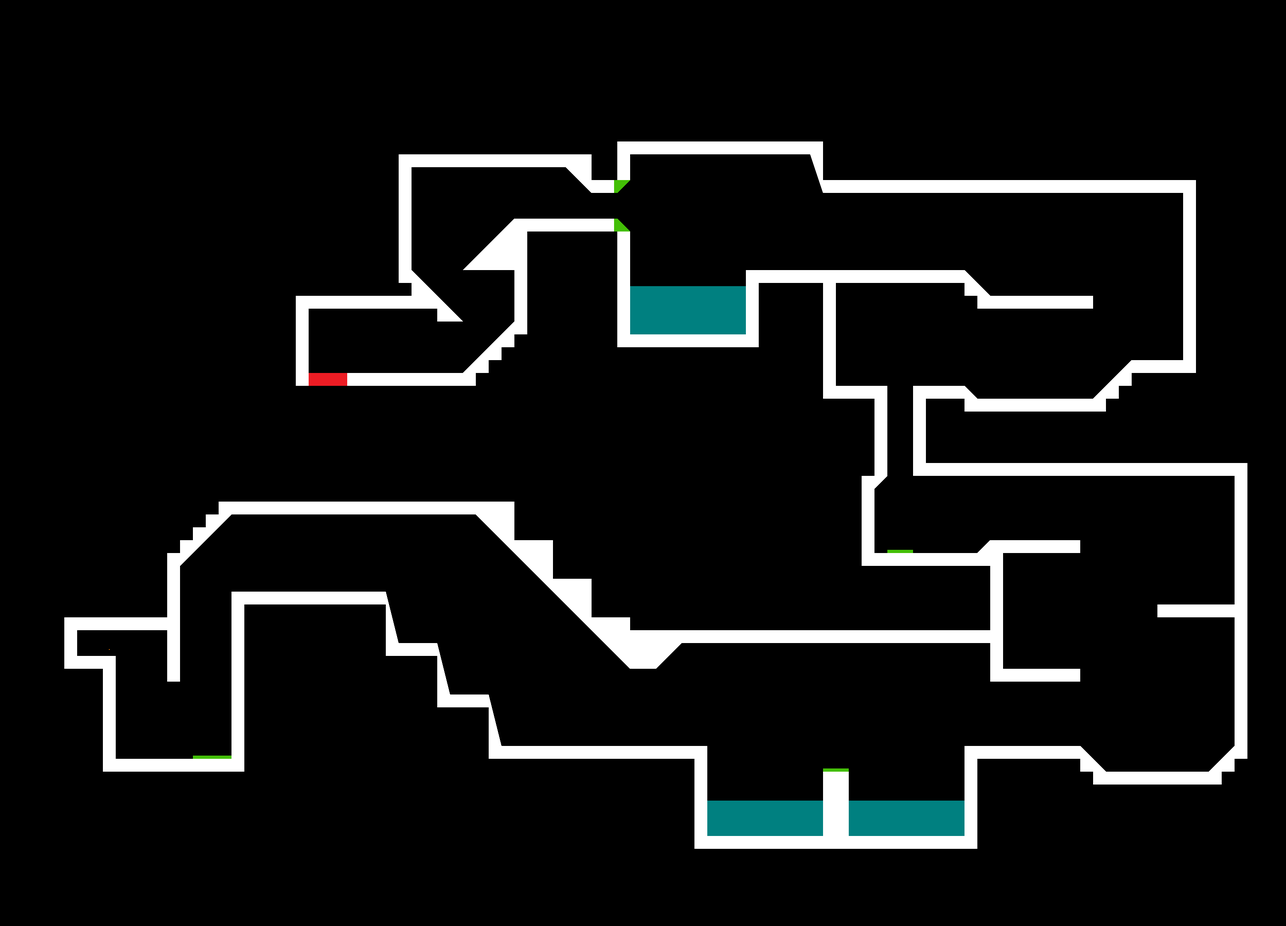
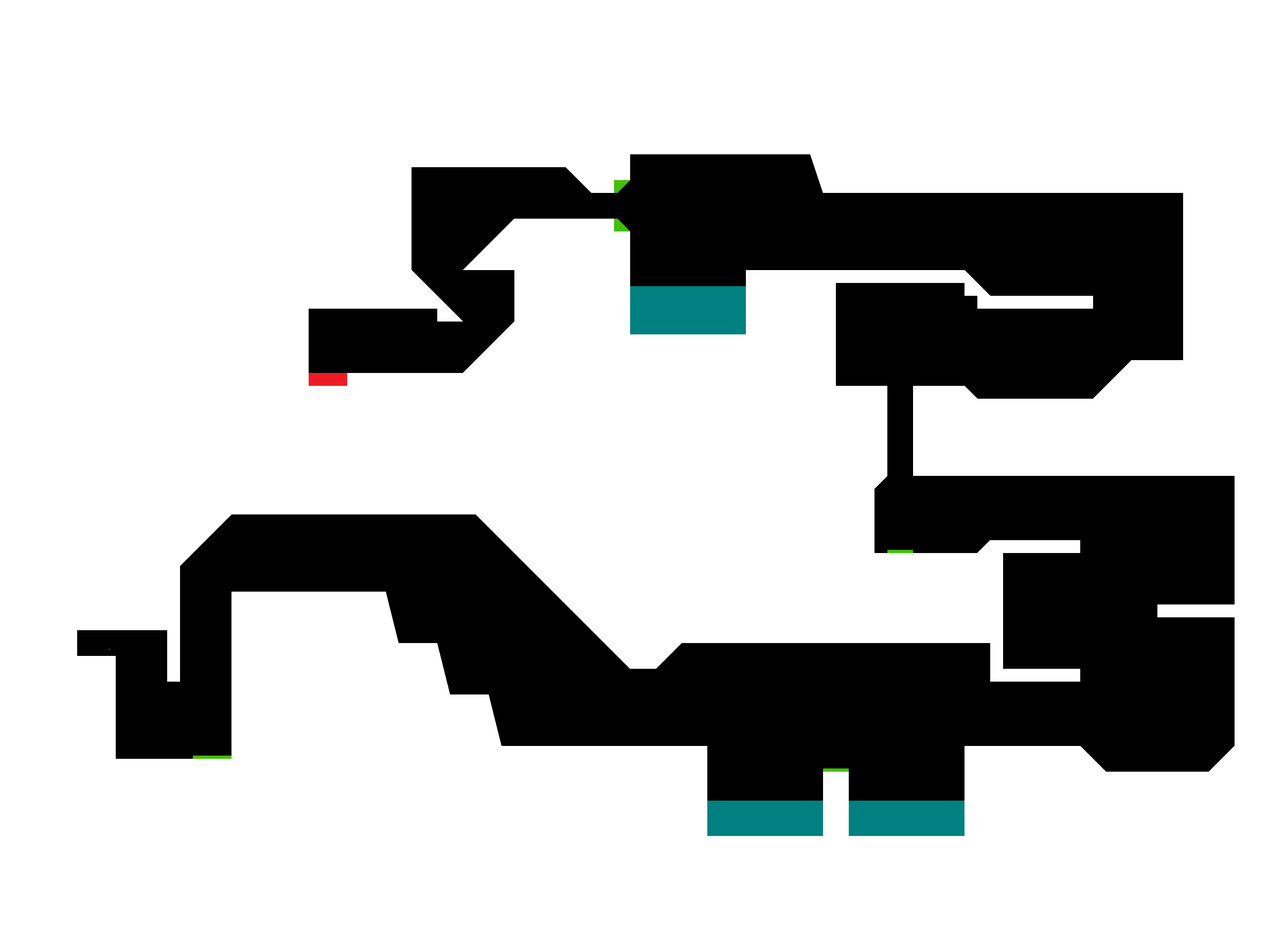
Layered file, before and after one edit (1286x926). Changes by layer:
added layer "Layer" above "Detail" over [0, 0, 1286, 926]
